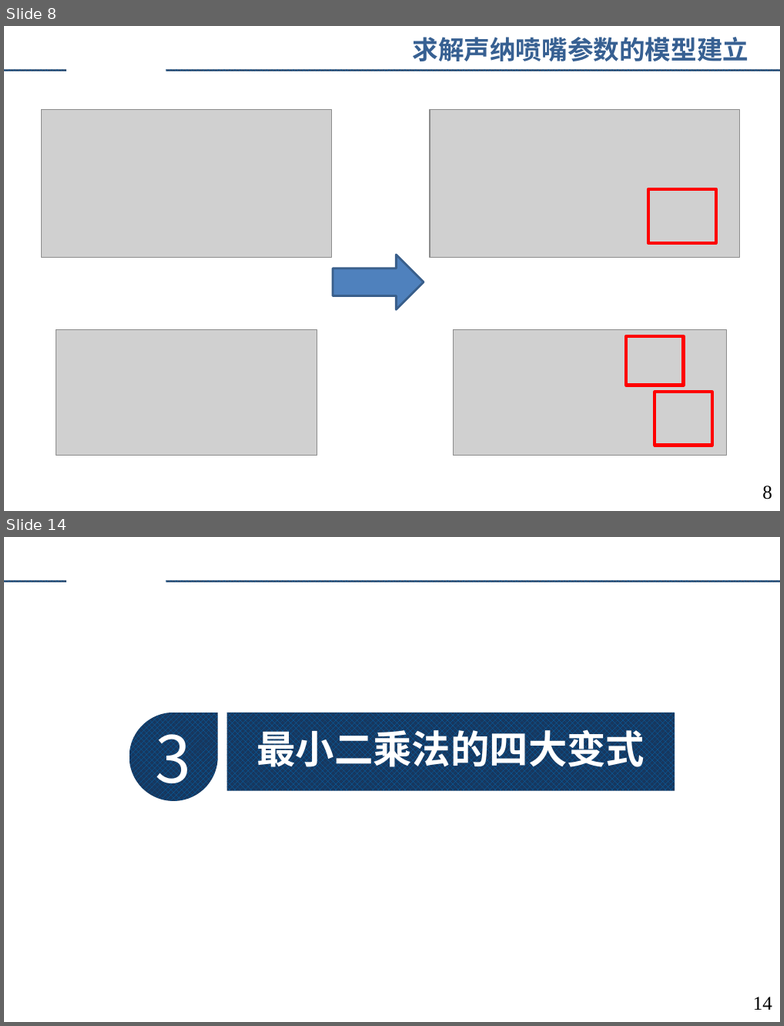
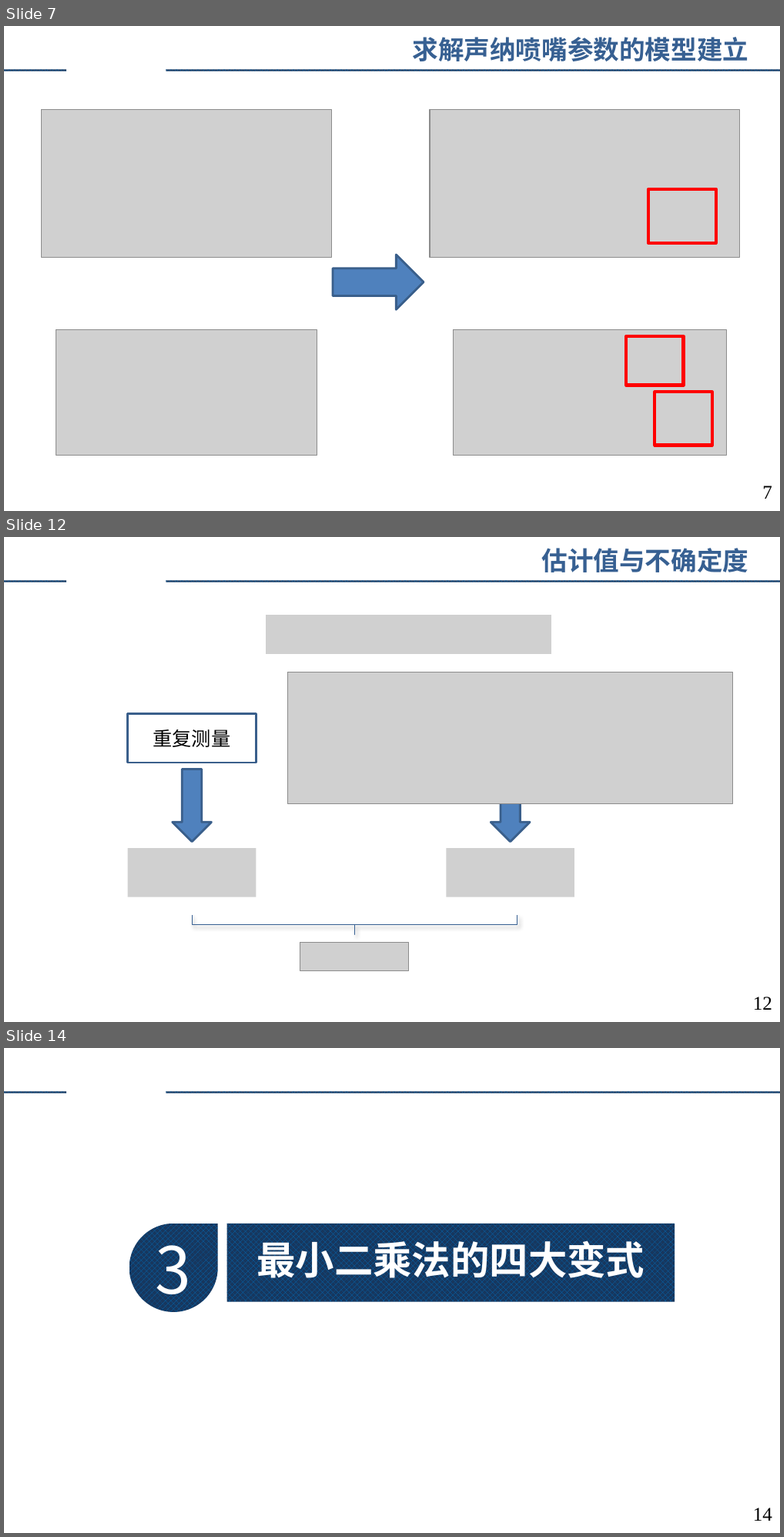
Before and after one commit to augusto-13/ErrorTheory_discussion_ppt, a slide deck: 2023-4-9.pptx. Shown one above the other, each under a label of ours: slides 8 and 14 before the commit, slides 7, 12 and 14 after it; the slides between them are not shown. The pictures are 784x1026 and 784x1537 pixels, drawn with LibreOffice and Linux fonts; fonts in the diff are those of the drawing; grey boxes stand for pictures; background and template pictures are left out. Boxes give left, top, right and bottom in pixels: in the first picture for what was removed or moved away, otherwise in the second. Text is boxed around its words. In the diff, an @@ line names an element or a change of style, - is before the commit and + after.

```diff
--- a/2023-4-9.pptx
+++ b/2023-4-9.pptx
@@ slide 12 added at (x1=4, y1=537, x2=780, y2=1022), background #FFFFFF; not listed: 2 template elements that a slide beside it also shows @@
@@ text added at (x1=542, y1=548, x2=749, y2=572), 24 pt, text #376092, bold @@
+估计值与不确定度
@@ picture added at (x1=266, y1=615, x2=551, y2=653) @@
@@ picture added at (x1=288, y1=672, x2=733, y2=804) @@
@@ rectangle added at (x1=127, y1=714, x2=256, y2=763), outline #3A5F8C 2 pt, 18 pt, text #000000 @@
+重复测量
@@ down arrow added at (x1=173, y1=769, x2=211, y2=842), fill #4F81BD, outline #3A5F8C 2 pt @@
@@ down arrow added at (x1=491, y1=769, x2=529, y2=842), fill #4F81BD, outline #3A5F8C 2 pt @@
@@ picture added at (x1=127, y1=848, x2=256, y2=897) @@
@@ picture added at (x1=447, y1=848, x2=575, y2=897) @@
@@ right brace added at (x1=192, y1=915, x2=517, y2=934), outline #376092 0.75 pt @@
@@ picture added at (x1=300, y1=943, x2=409, y2=971) @@
@@ page number added at (x1=753, y1=997, x2=772, y2=1010), 18 pt, text #000000 @@
+12
@@ what was slide 8 is now slide 7 @@
@@ page number at (x1=762, y1=486, x2=772, y2=499): text changed @@
-8
+7
```
Also in this commit, not shown: 3 slides changed, 5 other slides added, 4 slides removed.
